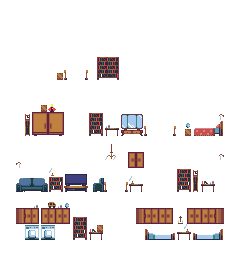
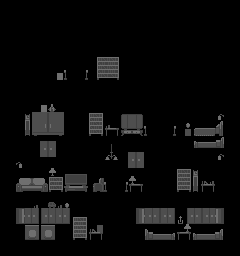
Comparing the layer stacks of the two 240×256 images. Changes:
added layer "forniture shad" above "Capa 1" over [16, 57, 224, 240]
hid "Capa 1" over [16, 57, 224, 240]
added layer "Capa 2" over [0, 0, 240, 256]
